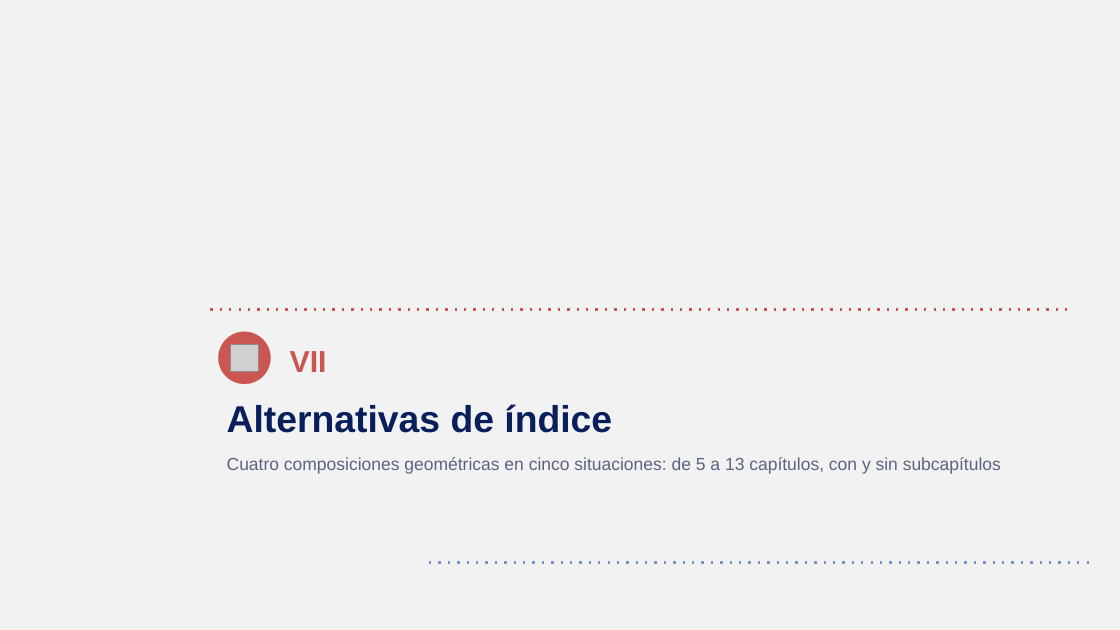
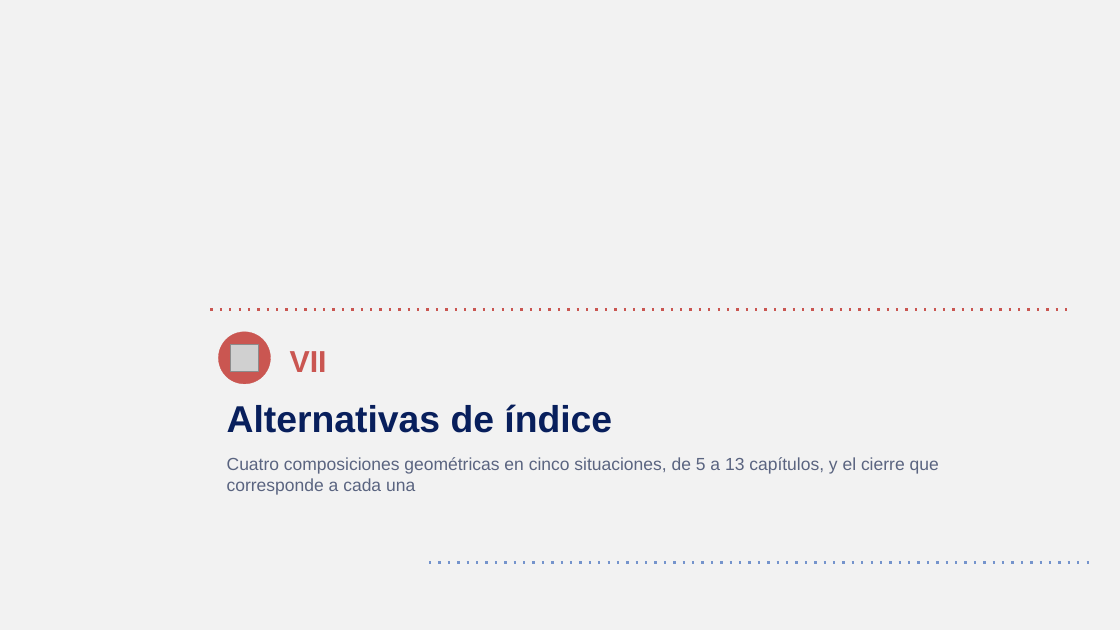
Before and after one commit to GonzaloAlmendariz/prosecnur-app, a slide deck: slide 142 of docs/qa/motor-ppt-2026-10-06/4-recetario/recetario-moderna.pptx. Drawn at 1120x630 pixels with LibreOffice and Linux fonts; fonts in the diff are those of the drawing; grey boxes stand for pictures; background and template pictures are left out. Boxes give left, top, right and bottom in pixels: in the first picture for what was removed or moved away, otherwise in the second. Text is boxed around its words. In the diff, an @@ line names an element or a change of style, - is before the commit and + after.

```diff
--- a/docs/qa/motor-ppt-2026-10-06/4-recetario/recetario-moderna.pptx
+++ b/docs/qa/motor-ppt-2026-10-06/4-recetario/recetario-moderna.pptx
@@ text at bbox=[227, 457, 939, 495]: text changed @@
-Cuatro composiciones geométricas en cinco situaciones: de 5 a 13 capítulos, con y sin subcapítulos
+Cuatro composiciones geométricas en cinco situaciones, de 5 a 13 capítulos, y el cierre que corresponde a cada una
```
Also in this commit, not shown: 15 other slides changed, 4 slides added, 11 other files.
